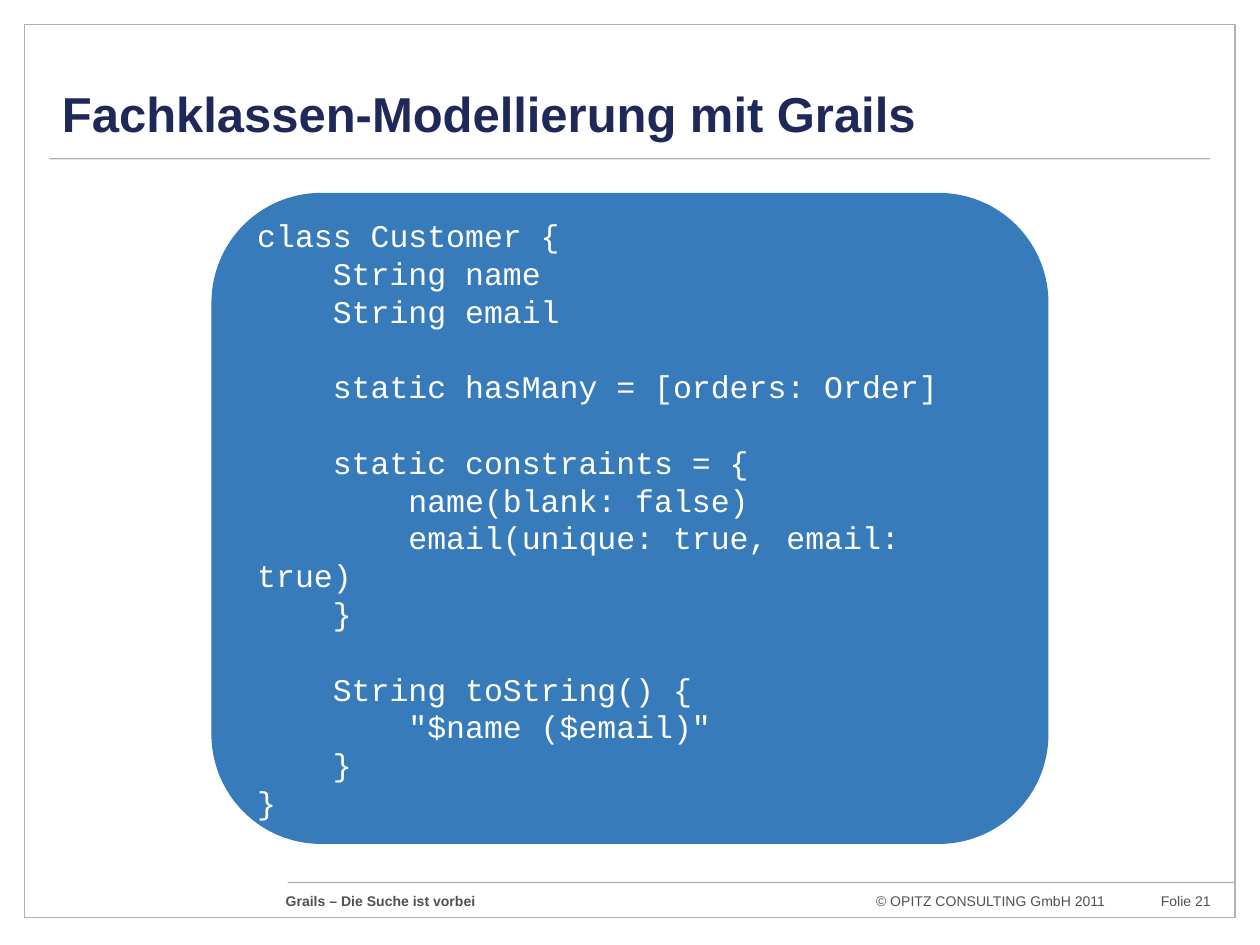
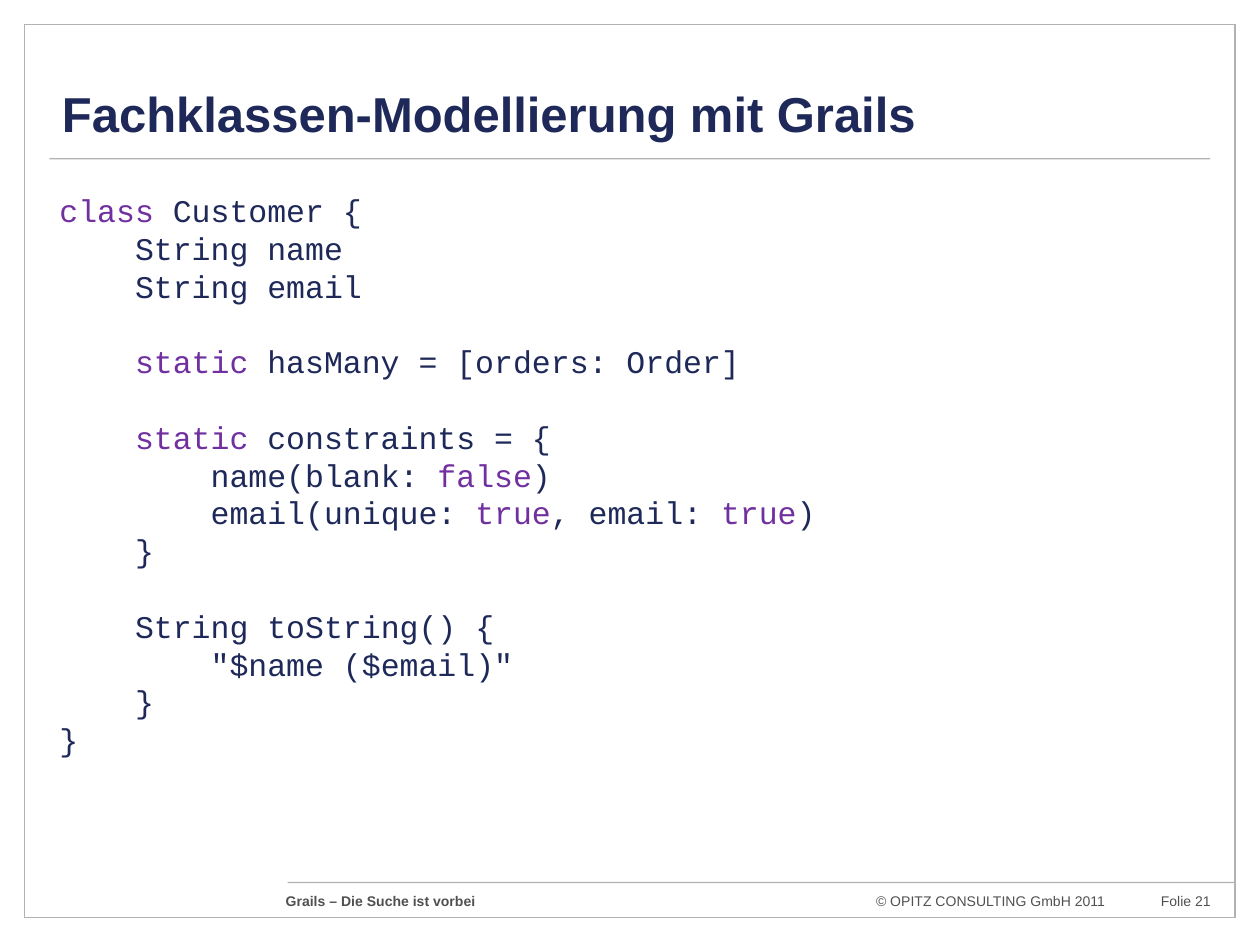
Before and after one commit to codescape/presentations, a slide deck: slide 21 of grails-die-suche-ist-vorbei/grails-doagkonferenz-2011.pptx. Drawn at 1260x945 pixels with LibreOffice and Linux fonts; fonts in the diff are those of the drawing; background and template pictures are left out. Boxes give left, top, right and bottom in pixels: in the first picture for what was removed or moved away, otherwise in the second. Text is boxed around its words. In the diff, an @@ line names an element or a change of style, - is before the commit and + after.

```diff
--- a/grails-die-suche-ist-vorbei/grails-doagkonferenz-2011.pptx
+++ b/grails-die-suche-ist-vorbei/grails-doagkonferenz-2011.pptx
@@ text "class Customer {": place and size @@
-text "class Customer {" at <box>213,195,1046,843</box>
+text "class Customer {" at <box>59,199,815,683</box>
@@ text "class Customer {" at <box>59,199,815,683</box>: text colour #FFFFFF to #7030A0 in "class", "static", "static", "false)" and 1 more places; text colour #FFFFFF to #1E2959 in "Customer {", "String name", "String email", "hasMany = [orders: Order]" and 8 more places; vertical alignment middle to top; fill #377BBA to none; outline #377BBA 2 pt to none @@
```
Also in this commit, not shown: 9 other slides changed, 1 other file.
